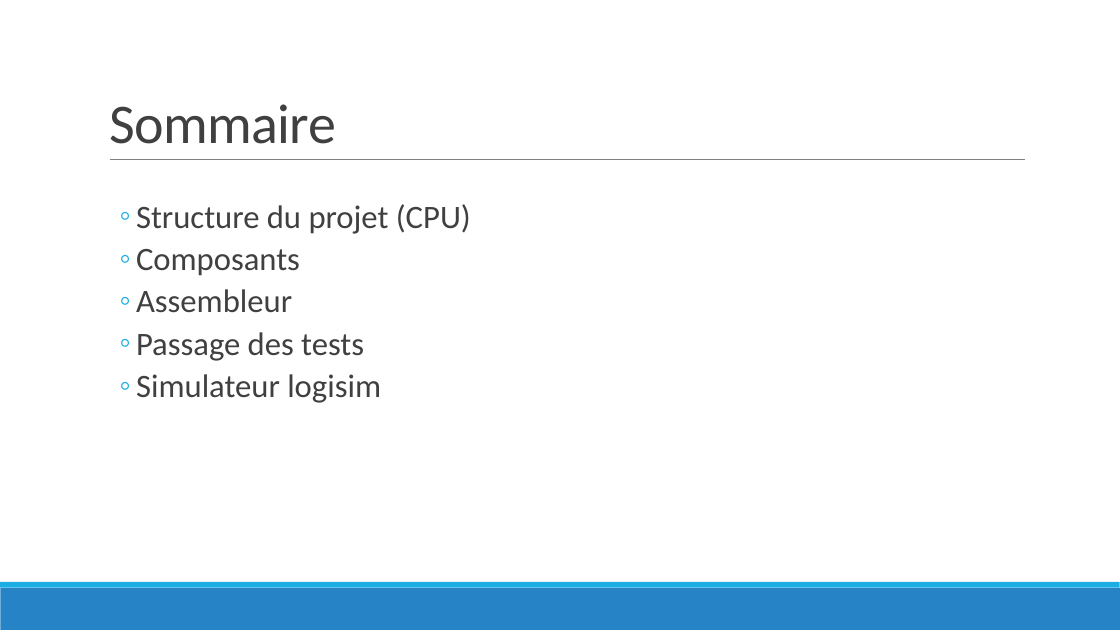
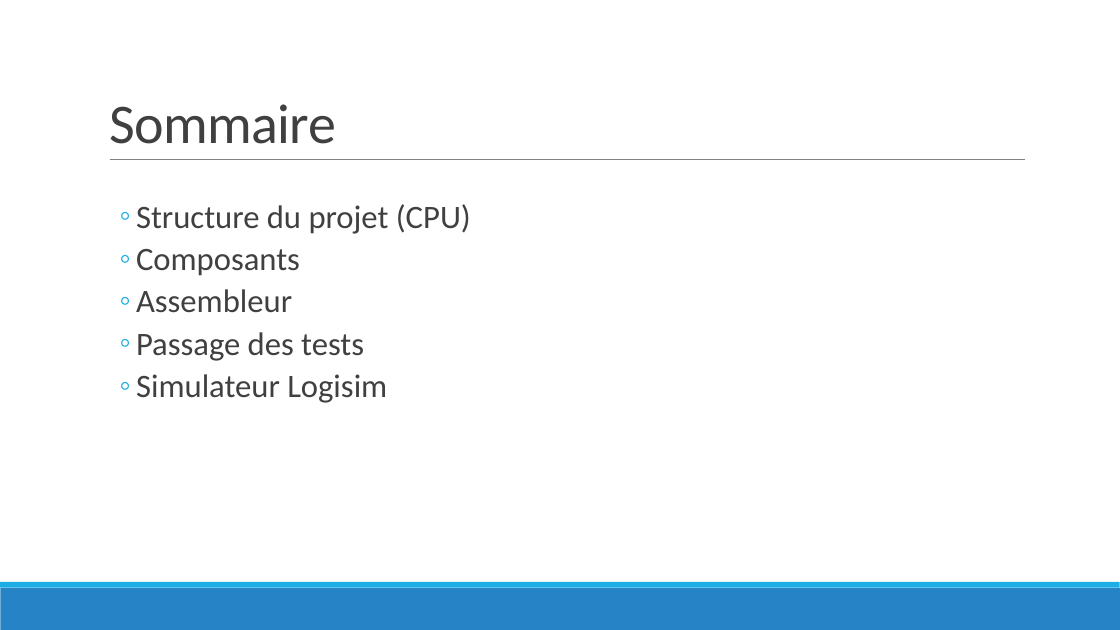
Before and after one commit to marcpinet/parm, a slide deck: slide 2 of presentation/slideshow.pptx. Drawn at 1120x630 pixels with LibreOffice and Linux fonts; fonts in the diff are those of the drawing. Boxes give left, top, right and bottom in pixels: in the first picture for what was removed or moved away, otherwise in the second. Text is boxed around its words. In the diff, an @@ line names an element or a change of style, - is before the commit and + after.

```diff
--- a/presentation/slideshow.pptx
+++ b/presentation/slideshow.pptx
@@ text at (x1=136, y1=374, x2=387, y2=403): text changed @@
-  ◦ Simulateur logisim
+  ◦ Simulateur Logisim
```
Also in this commit, not shown: 1 other slide changed, 1 other file.
